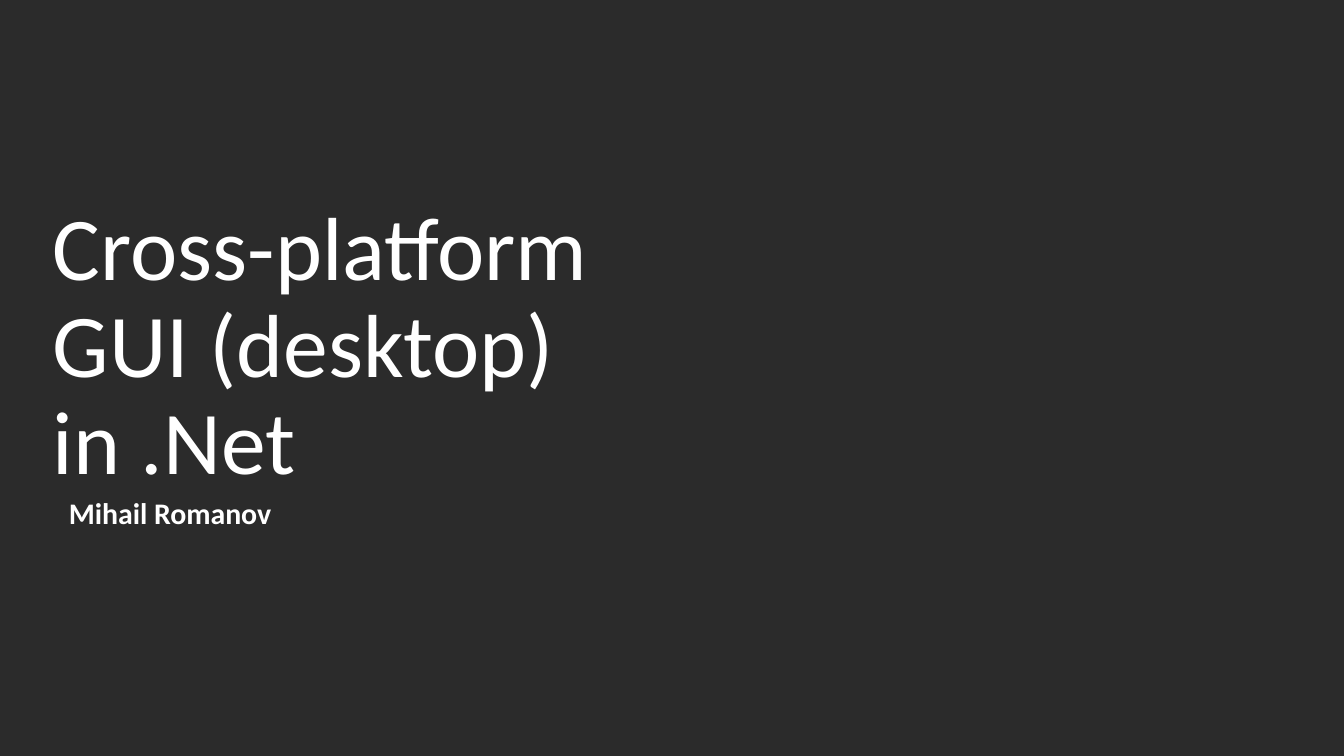
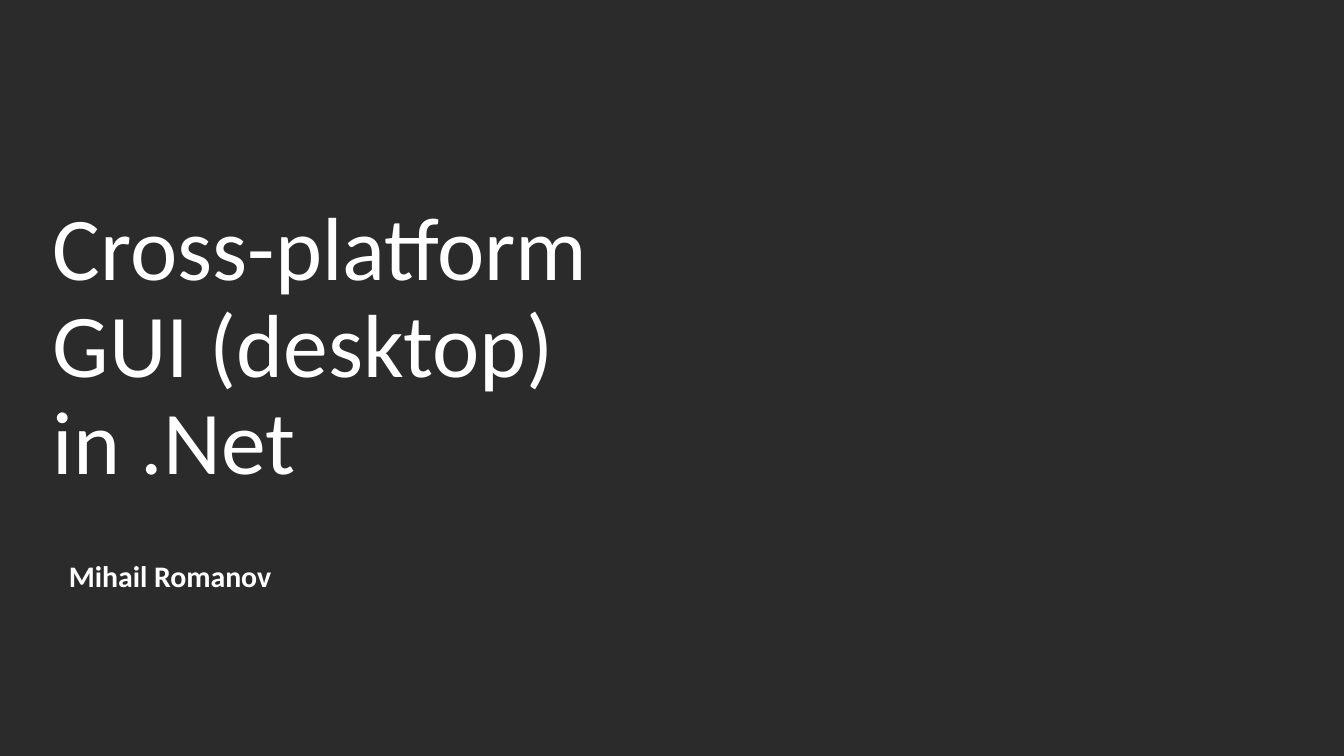
Before and after one commit to MihailRomanov/TechTalks_GUI_in_Net, a slide deck: slide 1 of presentation.pptx. Drawn at 1344x756 pixels with LibreOffice and Linux fonts; fonts in the diff are those of the drawing; background and template pictures are left out; a plain dark background stands for a picture behind light text. Boxes give left, top, right and bottom in pixels: in the first picture for what was removed or moved away, otherwise in the second. Text is boxed around its words. In the diff, an @@ line names an element or a change of style, - is before the commit and + after.

Commit message:
Update presentation

```diff
--- a/presentation.pptx
+++ b/presentation.pptx
@@ text "Mihail Romanov": place and size @@
-text "Mihail Romanov" at [69, 503, 271, 524]
+text "Mihail Romanov" at [69, 566, 271, 587]
```
